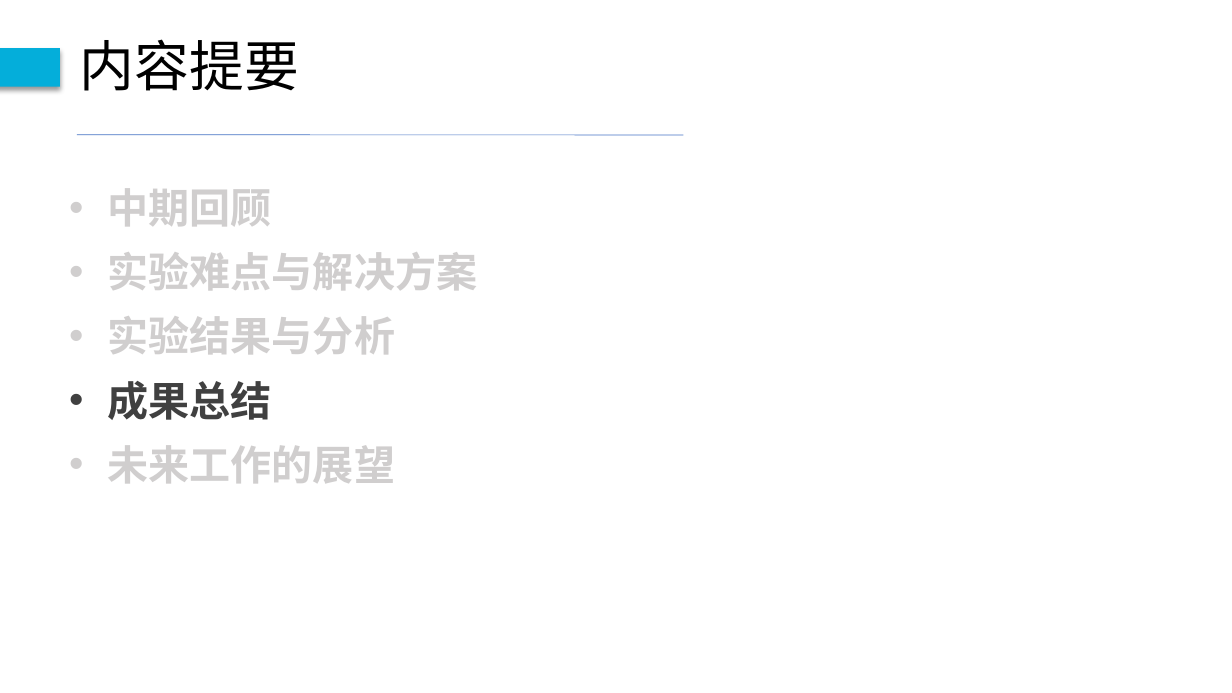
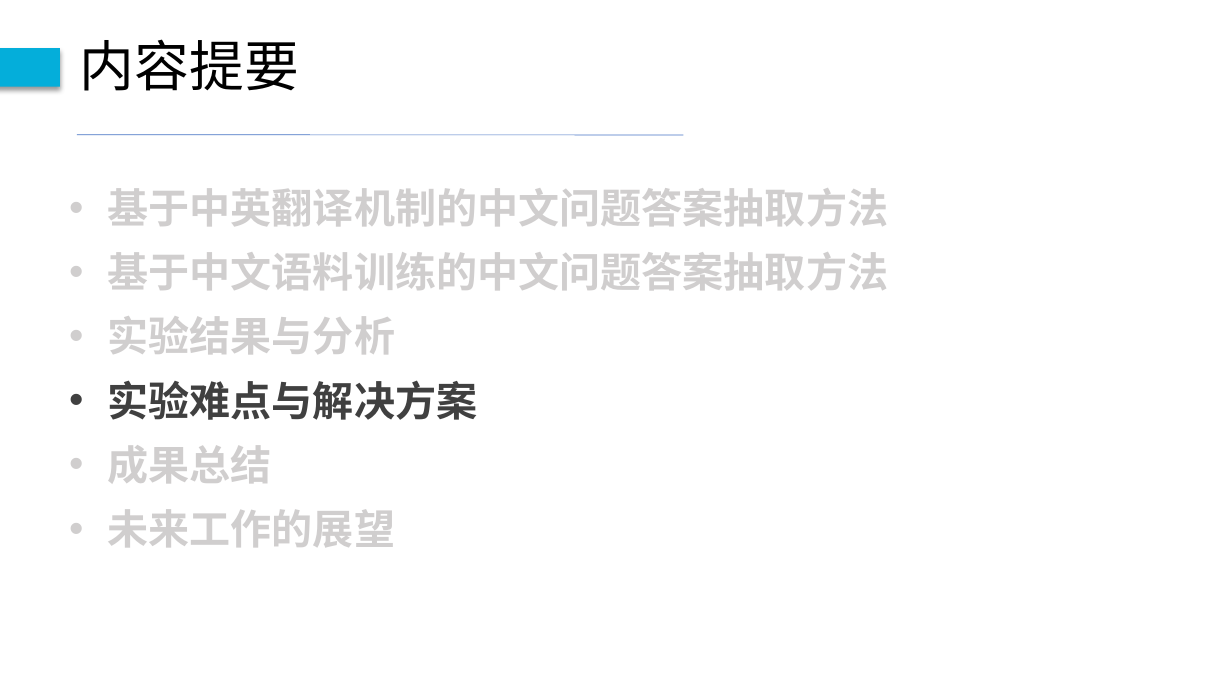
Before and after one commit to ZhouDavid/UnderGraduProject, a slide deck: slide 15 of 毕设论文/毕设终期答辩-周建宇.pptx (slide 11 before the commit). Drawn at 1232x693 pixels with LibreOffice and Linux fonts; fonts in the diff are those of the drawing. Boxes give left, top, right and bottom in pixels: in the first picture for what was removed or moved away, otherwise in the second. Text is boxed around its words. In the diff, an @@ line names an element or a change of style, - is before the commit and + after.

```diff
--- a/毕设论文/毕设终期答辩-周建宇.pptx
+++ b/毕设论文/毕设终期答辩-周建宇.pptx
@@ text at (108, 188, 889, 354): text changed @@
-• 中期回顾
+• 基于中英翻译机制的中文问题答案抽取方法
+• 基于中文语料训练的中文问题答案抽取方法
+• 实验结果与分析
@@ text at (108, 380, 478, 483): text colour #D0CECE to #404040 in "实验难点与解决方案"; text colour #404040 to #D0CECE in "成果总结" @@
```
Also in this commit, not shown: 12 other slides changed, 9 slides added, 4 other files.
